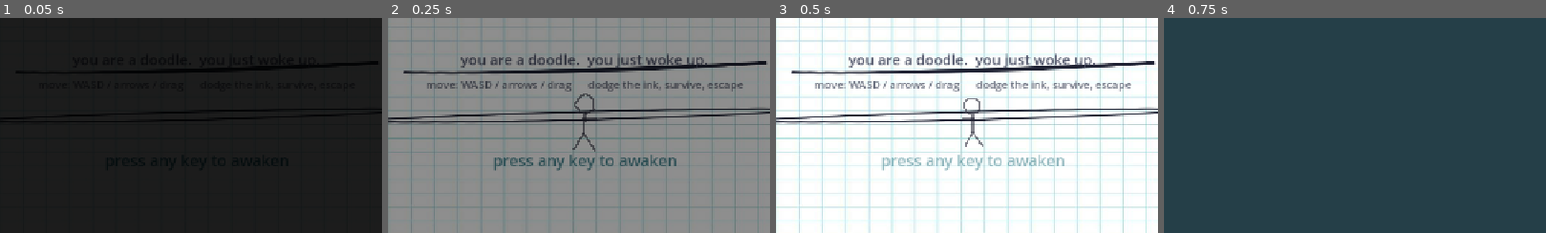
Above: before the commit, frames 1-4 (left to right).
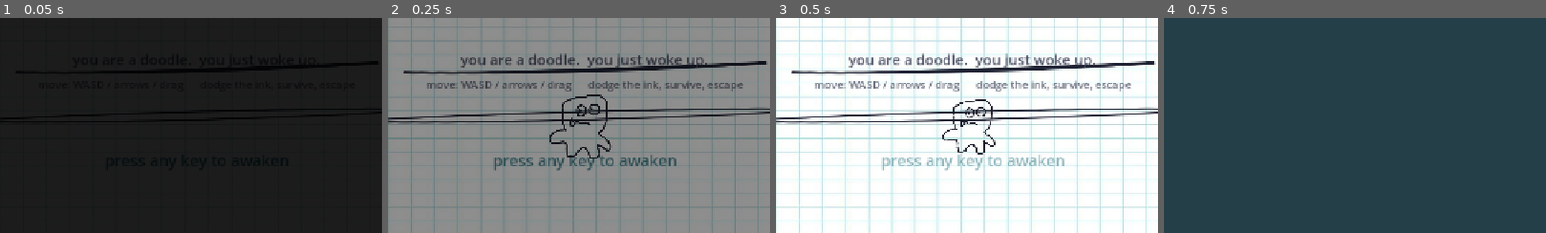
Above: after the commit, the same moments.

Repository: shiarauzo/Shebuiltthis-gamejam
Game: Godot game, scene res://scenes/title.tscn
Same seed, same stepped clock (60 frames per second), same inputs: the game is played once before the commit and once after it.
Inputs (mouse positions are % of the whole screen's width and height, from its top left):
- Up to frame 1 (0.05 s): no input
- Up to frame 2 (0.25 s): no input
- Up to frame 3 (0.5 s): no input
- Up to frame 4 (0.75 s): tap Enter at 0.5 s; move the mouse to (72, 45) at 0.52 s; hold D from 0.53 s (still down); click (72, 45) at 0.67 s
The pictures show only the part of the screen within x 24-74%, y 43-93%; the shares and areas given below are measured in that part.

Frame 1 is identical in both runs. In frame 2, 1.0% of the frame differs, in the area x 42-59%, y 35-66%; in frame 3, 0.8%; in frame 4, nothing differs.

Commit message:
Use Shiara's doodle on the title screen (not a stick figure)

Diff:
--- a/scripts/title.gd
+++ b/scripts/title.gd
@@ -52,14 +52,15 @@
 	pt.tween_property(prompt, "modulate:a", 0.4, 0.7).set_trans(Tween.TRANS_SINE)
 	pt.tween_property(prompt, "modulate:a", 1.0, 0.7).set_trans(Tween.TRANS_SINE)
 
-	# A little doodle waking up beside the title.
-	var doodle := _TitleDoodle.new()
-	doodle.position = Vector2(vp.x * 0.5, card_top + ch - 16.0)
+	# Shiara's own doodle, waking up beside the title.
+	var doodle := Sprite2D.new()
+	doodle.texture = load("res://assets/sprites/doodle_run/run_0.png")
+	doodle.position = Vector2(vp.x * 0.5, card_top + ch - 4.0)
 	doodle.scale = Vector2.ZERO
 	add_child(doodle)
 	var dt := create_tween()
 	dt.tween_interval(0.2)
-	dt.tween_property(doodle, "scale", Vector2(1.5, 1.5), 0.55).set_trans(Tween.TRANS_ELASTIC).set_ease(Tween.EASE_OUT)
+	dt.tween_property(doodle, "scale", Vector2(0.4, 0.4), 0.55).set_trans(Tween.TRANS_ELASTIC).set_ease(Tween.EASE_OUT)
 
 	# Fade in from black.
 	var fade := ColorRect.new()
